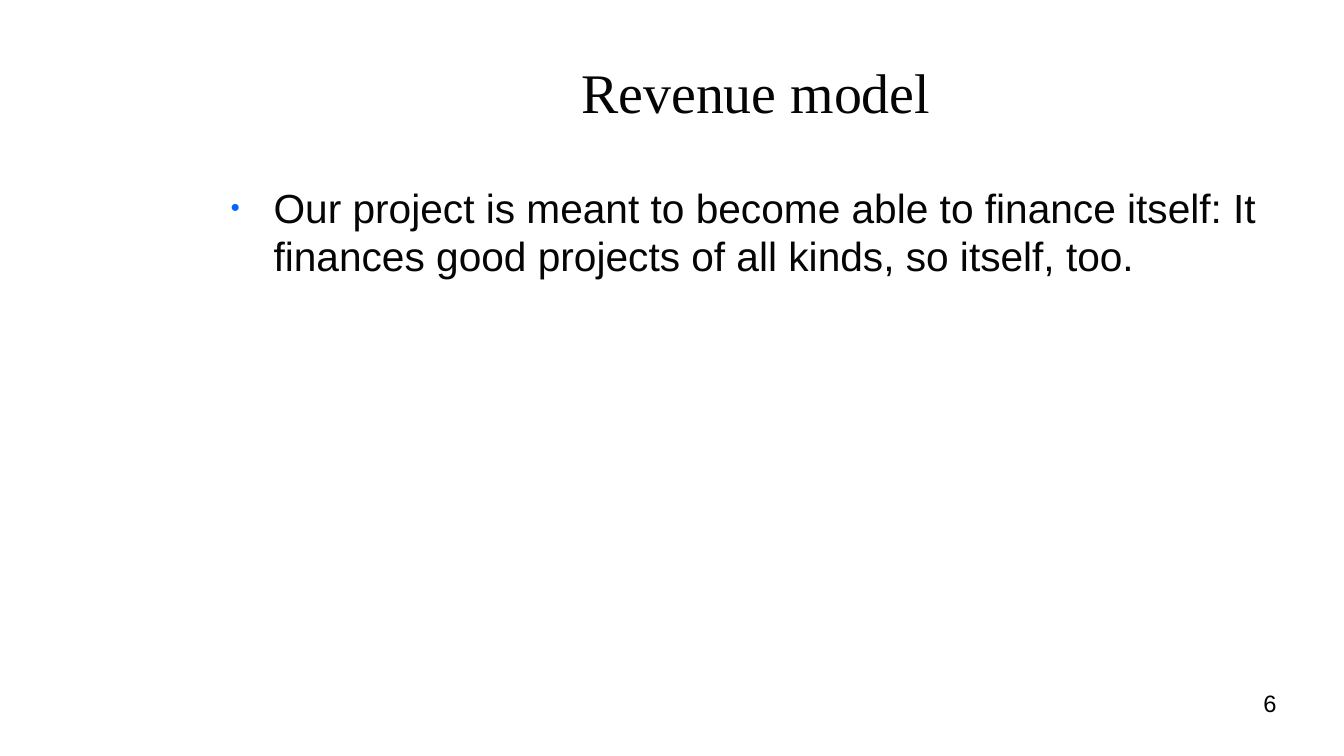
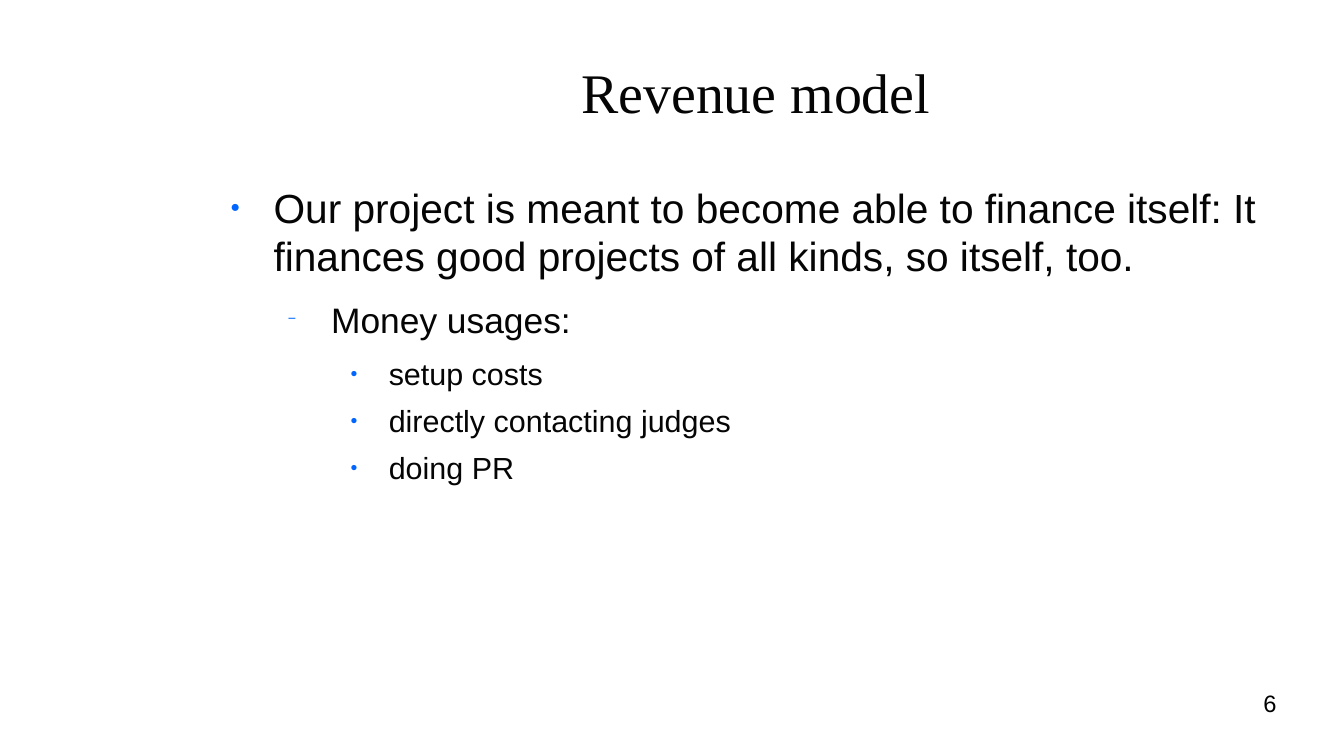
Before and after one commit to vporton/courts, a slide deck: slide 6 of deliverables/pitch-deck.odp. Drawn at 1344x756 pixels with LibreOffice and Linux fonts; fonts in the diff are those of the drawing; background and template pictures are left out. Boxes give left, top, right and bottom in pixels: in the first picture for what was removed or moved away, otherwise in the second. Text is boxed around its words. In the diff, an @@ line names an element or a change of style, - is before the commit and + after.

```diff
--- a/deliverables/pitch-deck.odp
+++ b/deliverables/pitch-deck.odp
@@ text at bbox=[331, 308, 731, 485]: paragraphs added @@
+  − Money usages:
+    ● setup costs
+    ● directly contacting judges
+    ● doing PR
```
Also in this commit, not shown: 5 other slides changed.
